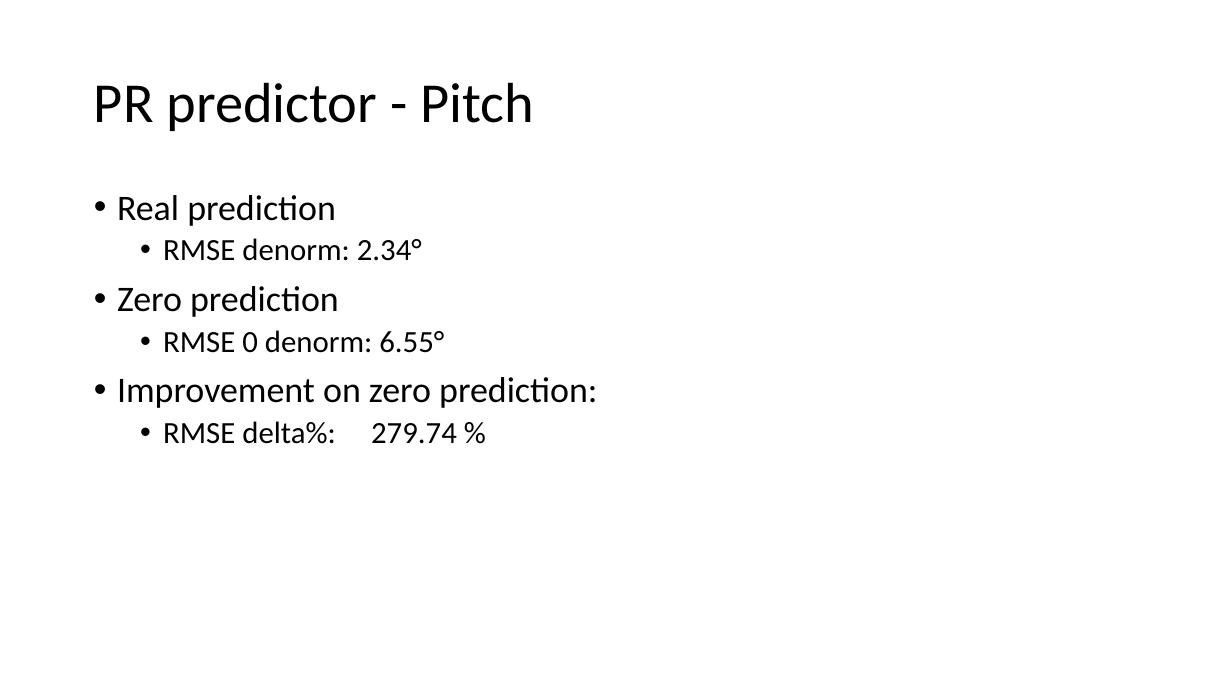
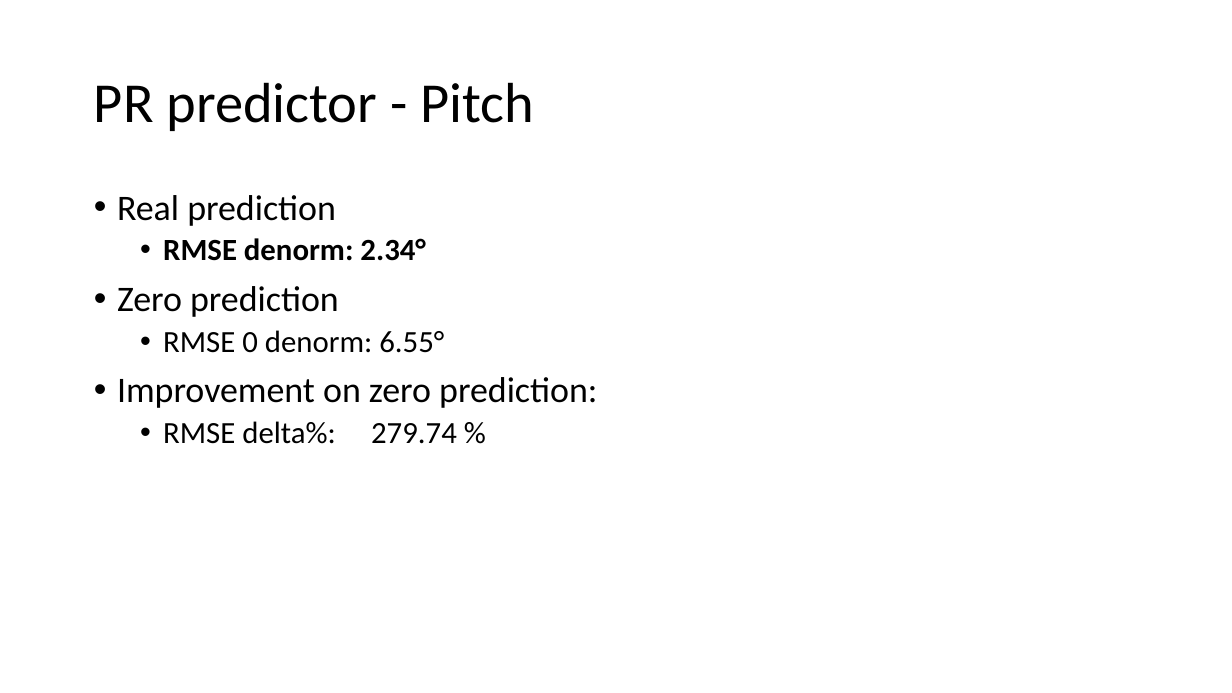
Before and after one commit to lancedw/3D-state-prediction-for-surface-vessels-using-IMU-data-and-images, a slide deck: slide 20 of Documentation/Presentations/Meeting 25-03-22.pptx. Drawn at 1232x693 pixels with LibreOffice and Linux fonts; fonts in the diff are those of the drawing. Boxes give left, top, right and bottom in pixels: in the first picture for what was removed or moved away, otherwise in the second. Text is boxed around its words. In the diff, an @@ line names an element or a change of style, - is before the commit and + after.

```diff
--- a/Documentation/Presentations/Meeting 25-03-22.pptx
+++ b/Documentation/Presentations/Meeting 25-03-22.pptx
@@ text at [163, 238, 426, 261]: bold on in "RMSE denorm: 2.34°" @@
```
Also in this commit, not shown: 12 other slides changed, 3 other files.
